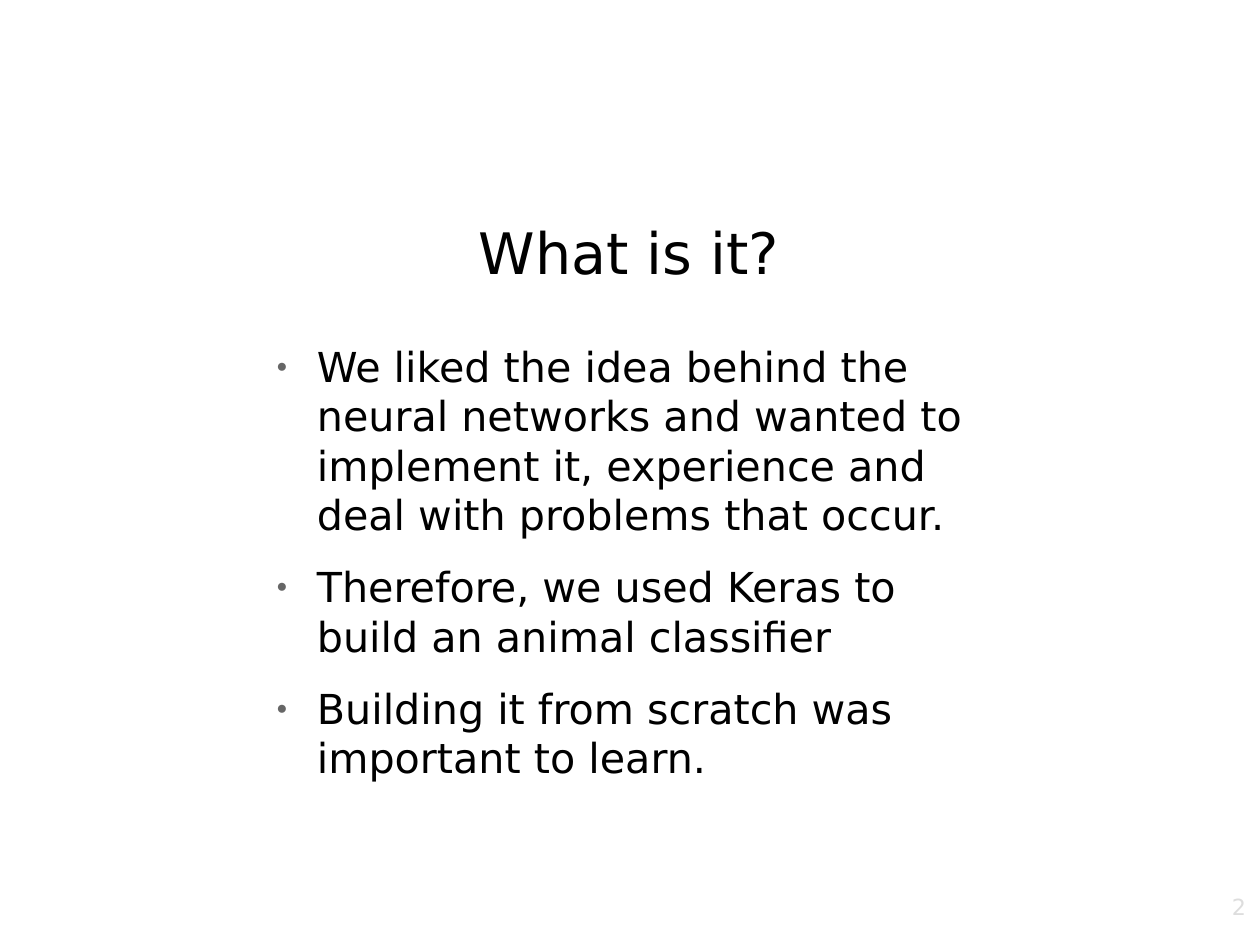
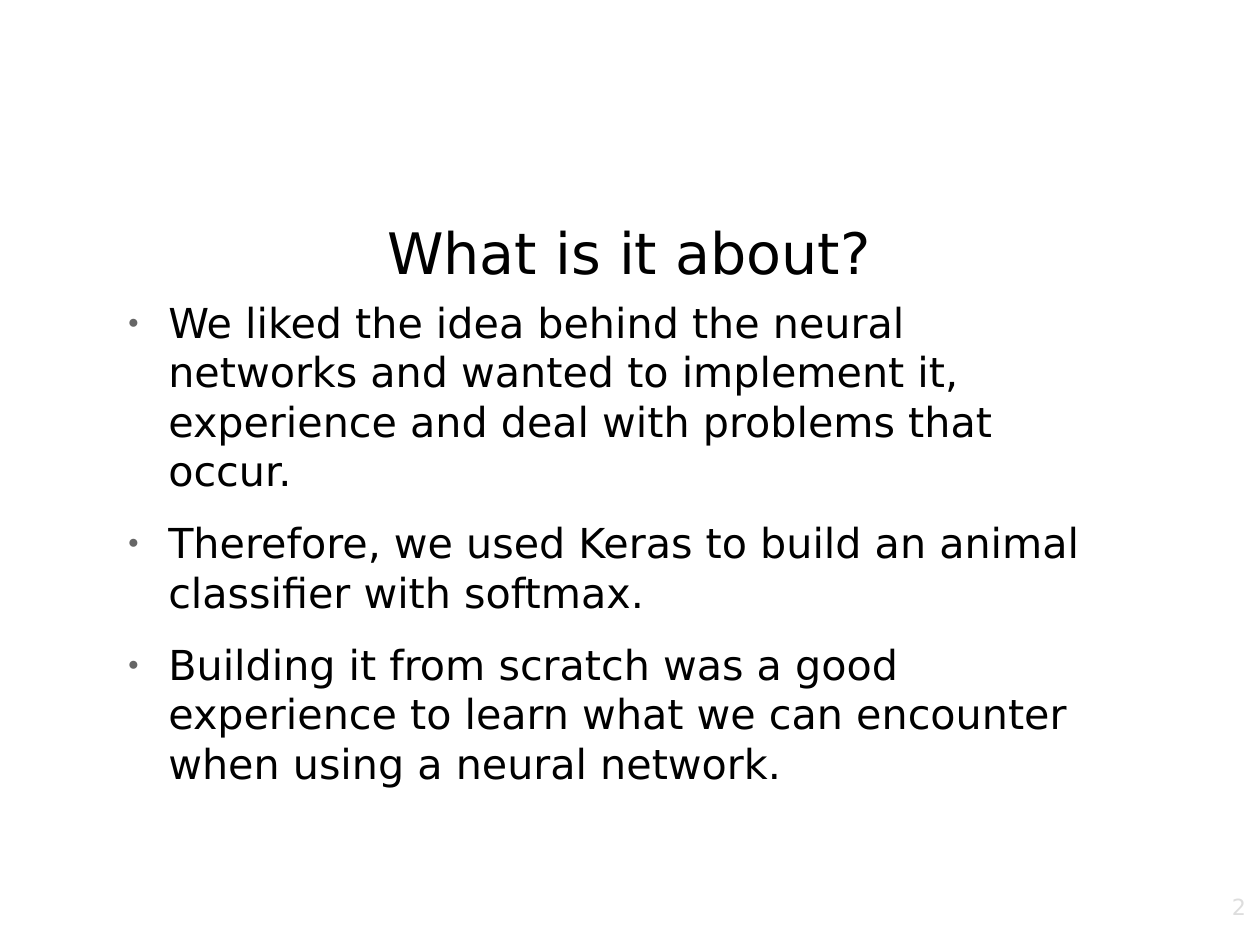
Before and after one commit to srknzl/cmpe462-project, a slide deck: slide 2 of Presentation.odp. Drawn at 1260x945 pixels with LibreOffice and Linux fonts; fonts in the diff are those of the drawing; background and template pictures are left out. Boxes give left, top, right and bottom in pixels: in the first picture for what was removed or moved away, otherwise in the second. Text is boxed around its words. In the diff, an @@ line names an element or a change of style, - is before the commit and + after.

```diff
--- a/Presentation.odp
+++ b/Presentation.odp
@@ title at bbox=[387, 230, 870, 275]: text changed @@
-What is it?
+What is it about?
@@ text "We liked the idea behind ...": place and size @@
-text "We liked the idea behind ..." at bbox=[317, 350, 961, 782]
+text "We liked the idea behind ..." at bbox=[168, 306, 1079, 788]
@@ text at bbox=[168, 526, 1079, 788]: text changed @@
-● Therefore, we used Keras to build an animal classifier
-● Building it from scratch was important to learn.
+● Therefore, we used Keras to build an animal classifier with softmax.
+● Building it from scratch was a good experience to learn what we can encounter when using a neural network.
```
Also in this commit, not shown: 4 other slides changed, 3 slides added, 2 other files.
